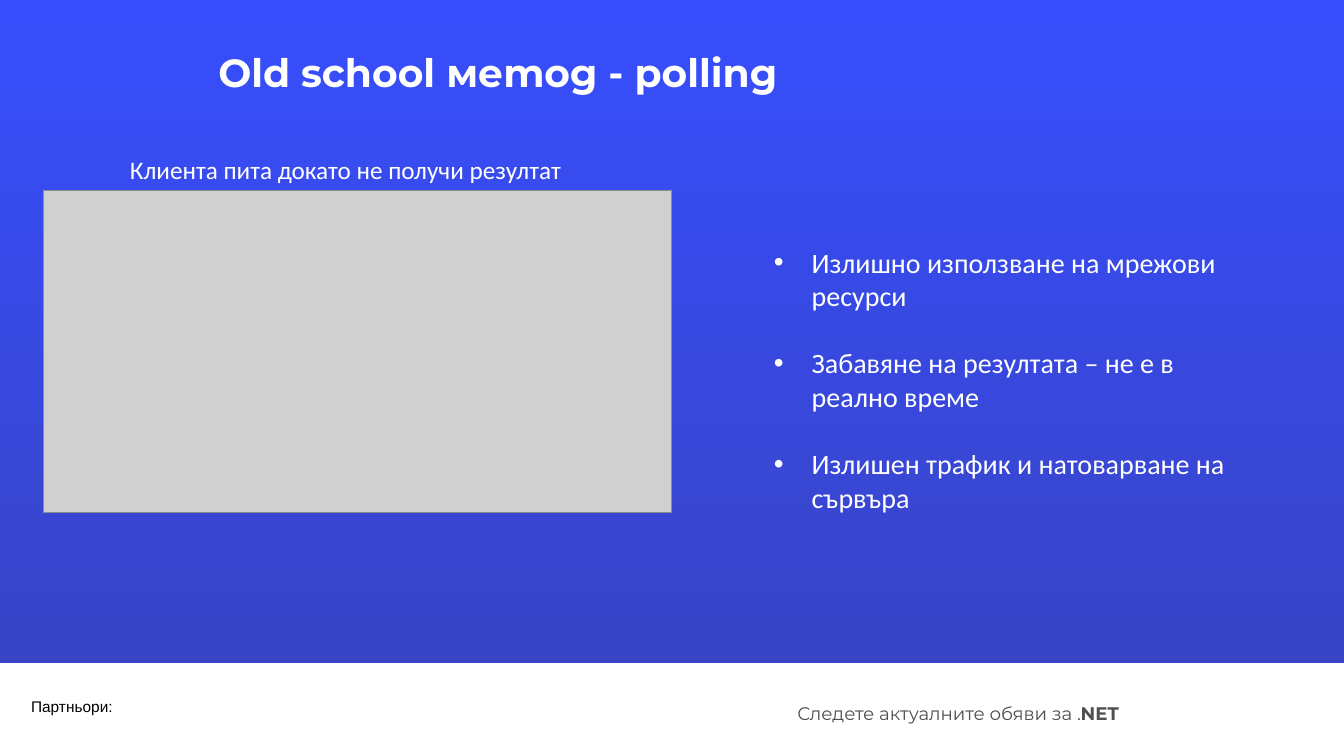
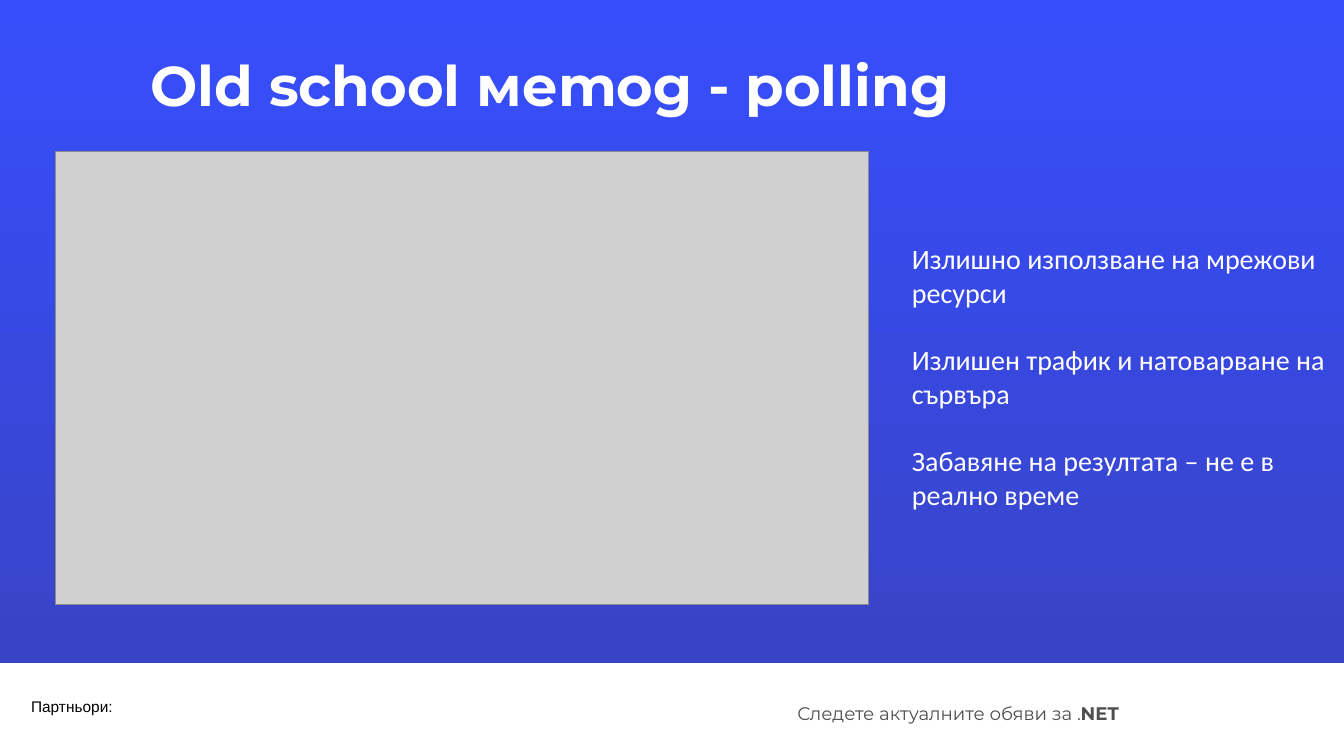
Before and after one commit to HristinaDAIS/SignalRDemo, a slide deck: slide 4 of SignalRPresentation/NET_May 2024.pptx (slide 3 before the commit). Drawn at 1344x756 pixels with LibreOffice and Linux fonts; fonts in the diff are those of the drawing; grey boxes stand for pictures; background and template pictures are left out. Boxes give left, top, right and bottom in pixels: in the first picture for what was removed or moved away, otherwise in the second. Text is boxed around its words. In the diff, an @@ line names an element or a change of style, - is before the commit and + after.

```diff
--- a/SignalRPresentation/NET_May 2024.pptx
+++ b/SignalRPresentation/NET_May 2024.pptx
@@ text "Old school метод - polling": place and size @@
-text "Old school метод - polling" at bbox=[218, 56, 778, 95]
+text "Old school метод - polling" at bbox=[151, 62, 950, 118]
@@ text "Old school метод - polling" at bbox=[151, 62, 950, 118]: size 28 to 40 pt @@
@@ picture: place and size @@
-picture at bbox=[43, 191, 673, 513]
+picture at bbox=[55, 151, 868, 605]
@@ text removed at bbox=[130, 163, 561, 183] @@
-Клиента пита докато не получи резултат
@@ text "Излишно използване на мрежови ресурси": place and size @@
-text "Излишно използване на мрежови ресурси" at bbox=[812, 255, 1224, 513]
+text "Излишно използване на мрежови ресурси" at bbox=[912, 251, 1324, 510]
@@ text at bbox=[912, 251, 1315, 510]: bullet • to none @@
@@ text at bbox=[912, 351, 1324, 409]: paragraph added @@
+Излишен трафик и натоварване на сървъра
@@ text at bbox=[812, 455, 1224, 513]: paragraph removed @@
-• Излишен трафик и натоварване на сървъра
```
Also in this commit, not shown: 6 other slides changed, 4 slides added, 2 slides removed.
